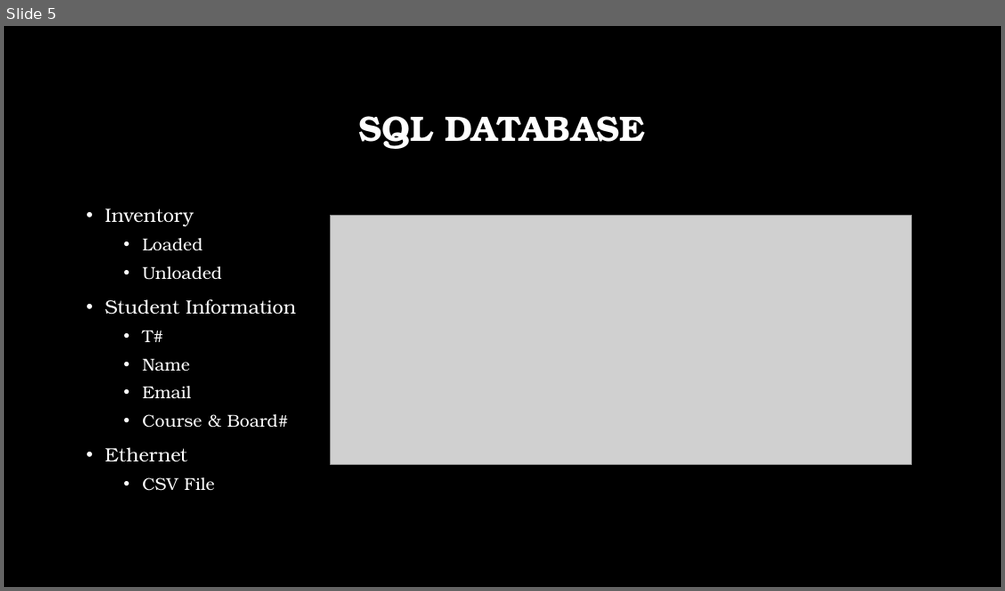
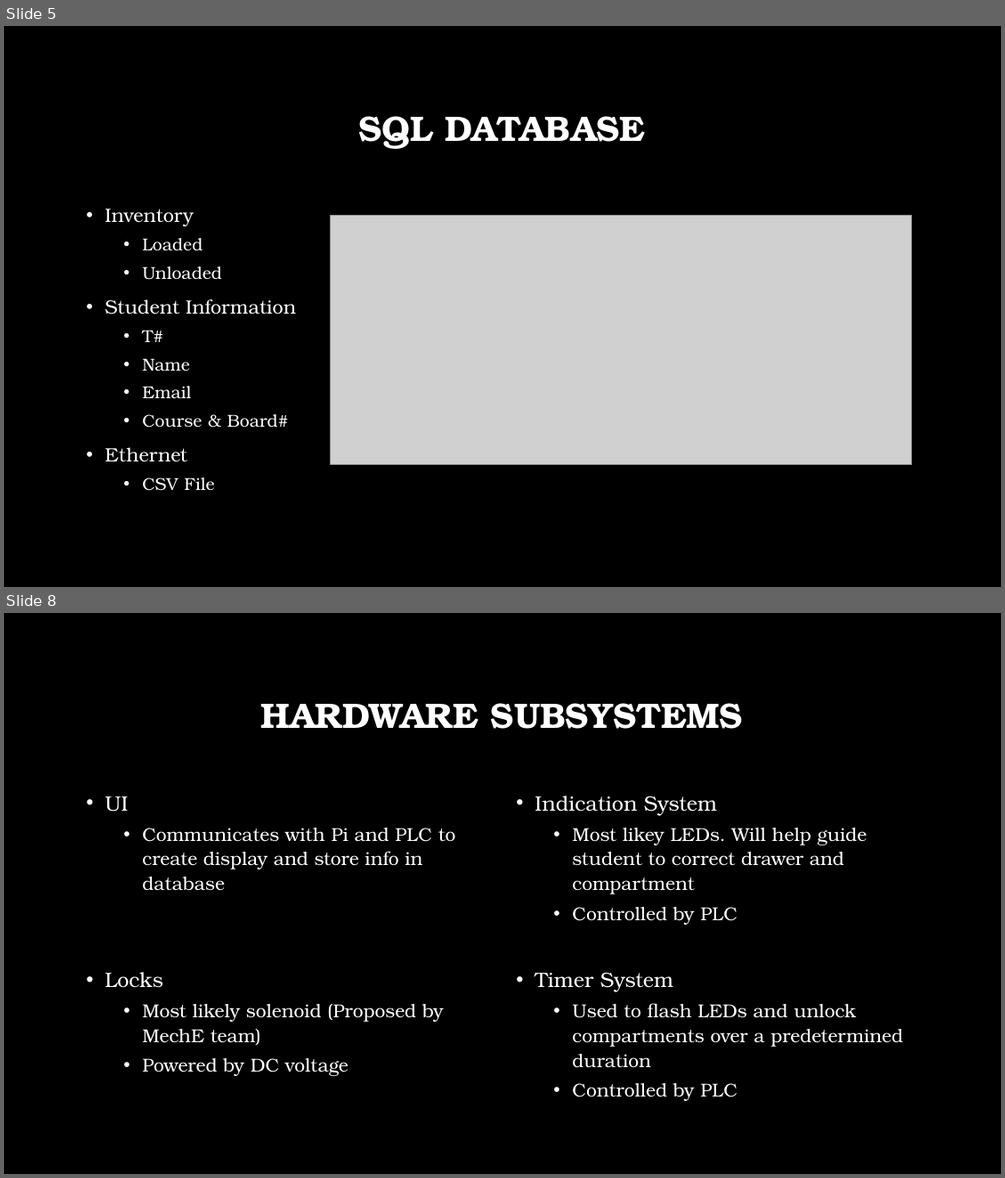
Before and after one commit to DillonSW/Capstone_Team_5, a slide deck: Reports/Conceptual Design_Draft.pptx. Shown one above the other, each under a label of ours: slide 5 before the commit, slides 5 and 8 after it; the slides between them are not shown. The pictures are 1005x591 and 1005x1178 pixels, drawn with LibreOffice and Linux fonts; fonts in the diff are those of the drawing; grey boxes stand for pictures; background and template pictures are left out. Boxes give left, top, right and bottom in pixels: in the first picture for what was removed or moved away, otherwise in the second. Text is boxed around its words. In the diff, an @@ line names an element or a change of style, - is before the commit and + after.

```diff
--- a/Reports/Conceptual Design_Draft.pptx
+++ b/Reports/Conceptual Design_Draft.pptx
@@ slide 8 added at (4,613,1001,1174), background picture (left out) @@
@@ title added at (261,703,743,729), 34 pt, text #FFFFFF, bold @@
+HARDWARE SUBSYSTEMS
@@ text added at (105,796,456,1076), 18 pt, text #FFFFFF @@
+• UI
+  • Communicates with Pi and PLC to create display and store info in database
+• Locks
+  • Most likely solenoid (Proposed by MechE team)
+  • Powered by DC voltage
@@ text added at (534,795,903,1101), 18 pt, text #FFFFFF @@
+• Indication System
+  • Most likey LEDs. Will help guide student to correct drawer and compartment
+  • Controlled by PLC
+• Timer System
+  • Used to flash LEDs and unlock compartments over a predetermined duration
+  • Controlled by PLC
```
Also in this commit, not shown: 2 other slides added, 1 slide removed.
